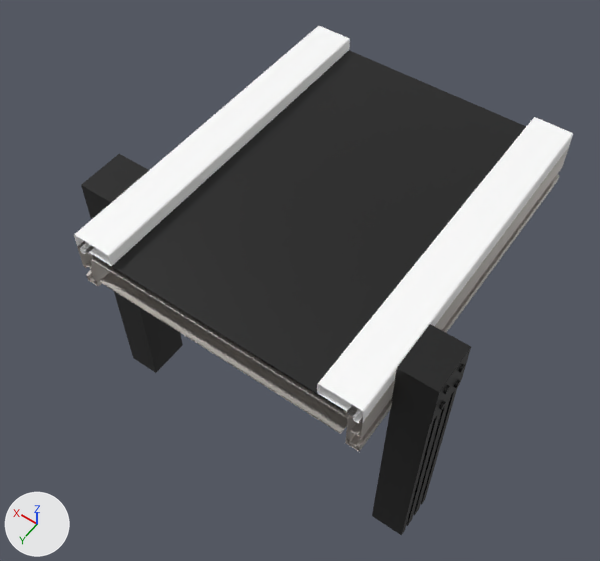
The glTF model cube_models/PinInsertionStation_Cube03.glb as it was, and as the next commit left it.
Rendered twice from a camera (50 mm lens) standing at (-0.24, 0.038, 0.696) and looking at (0.018, -0.323, 0.13). Every picture has the same lights, and +X, +Y and +Z are marked at lower left. Vertices at the same position are counted once.

Names of what the first picture shows: 'color-25'.
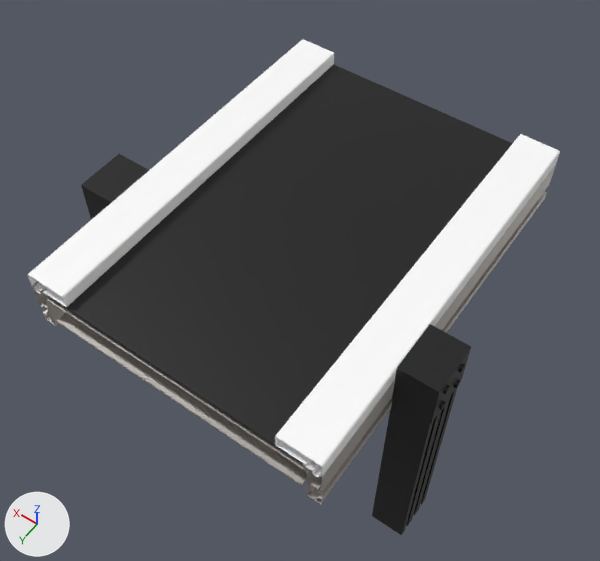
Changed parts and their boxes (x1, y1, x2, y2) in the pictures (600 x 561 px; the box of a moved part takes in the faces that stretch with it):
'color-25', reshaped, moved (7% wider)
    before: (74, 26, 573, 535)
    after: (27, 39, 560, 535)
part 1 of me_mesh_24_001, moved or reshaped
    before: (81, 154, 183, 373)
    after: (81, 154, 149, 220)
part 2 of me_mesh_24_001, added
    after: (32, 165, 556, 504)
part 3 of me_mesh_24_001, added
    after: (27, 39, 334, 307)
part 4 of me_mesh_24_001, added
    after: (275, 134, 560, 477)
part 5 of me_mesh_24_001, deleted
    before: (77, 147, 569, 451)
part 6 of me_mesh_24_001, deleted
    before: (100, 271, 347, 434)
part 7 of me_mesh_24_001, added (black)
    after: (46, 64, 513, 486)

Edits to the bpy script that builds the scene:
```text
Change me_mesh_24_001:
    used by ob_color_25; location = (-0.58, 0.36, 0.0)
    remove me_mesh_24_001.from_pydata(...)  # 699 vertices, 1095 faces; spans x 0.422..0.738, y -0.86..-0.55, z 0.0..0.243
    add me_mesh_24_001.from_pydata(...)  # 848 vertices, 1107 faces; spans x -0.158..0.158, y -0.172..0.158, z -0.206..0.036
    me_mesh_24_001 part 1: the loose piece of 140 vertices spanning x 0.705..0.738, y -0.631..-0.589, z 0.0..0.243 is moved by (-0.58, 0.663, -0.206)
    me_mesh_24_001 part 2: a new loose piece of 415 vertices spanning x -0.125..0.125, y -0.172..0.158, z -0.018..0.022, in mat_matte_steel_028 (light grey #c7c2bd)
    me_mesh_24_001 part 3: a new loose piece of 56 vertices spanning x 0.09..0.125, y -0.172..0.158, z 0.018..0.036, in mat_basic_white_plastic_003 (white #ffffff)
    me_mesh_24_001 part 4: a new loose piece of 56 vertices spanning x -0.125..-0.09, y -0.172..0.158, z 0.018..0.036, in mat_basic_white_plastic_004 (white #ffffff)
    me_mesh_24_001 part 5: the loose piece of 308 vertices spanning x 0.455..0.705, y -0.86..-0.55, z 0.189..0.229 is deleted
    me_mesh_24_001 part 6: the loose piece of 13 vertices spanning x 0.47..0.69, y -0.86..-0.55, z 0.197..0.199 is deleted
    me_mesh_24_001 part 7
    27 vertices are added at x -0.11..0.11, y -0.172..0.158, z -0.009..0.024
    14 new vertices lie (0.0, 0.33, 0.0) away from vertices in x -0.11..0.11, y -0.172, z -0.009..0.024
    17 new faces join them, mat_matte_steel_003 (light grey #c7c2bd)
    16 new faces join them, mat_basic_black_plastic_021 (black #121212)
Change ob_color_25:
    ob_color_25.location: (-0.58, 0.36, 0.0) -> (0.0, -0.3029, 0.2065)
```
